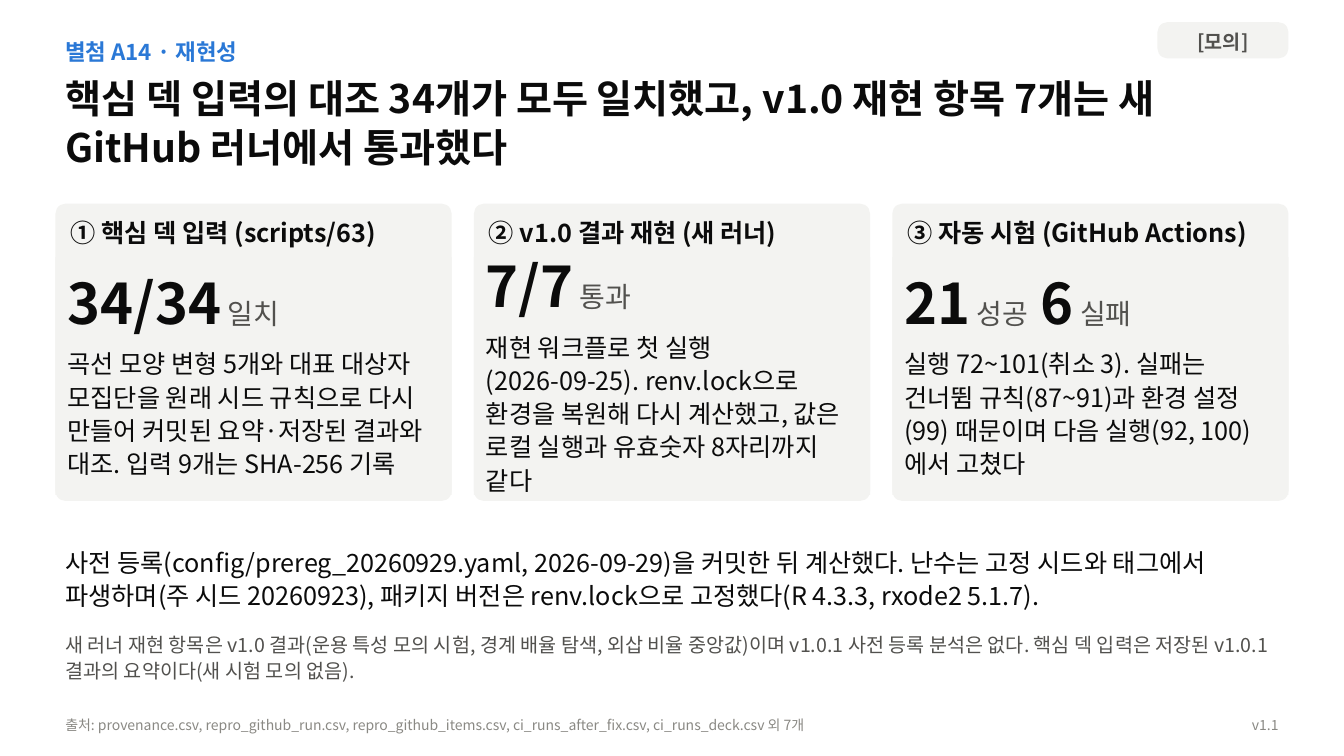
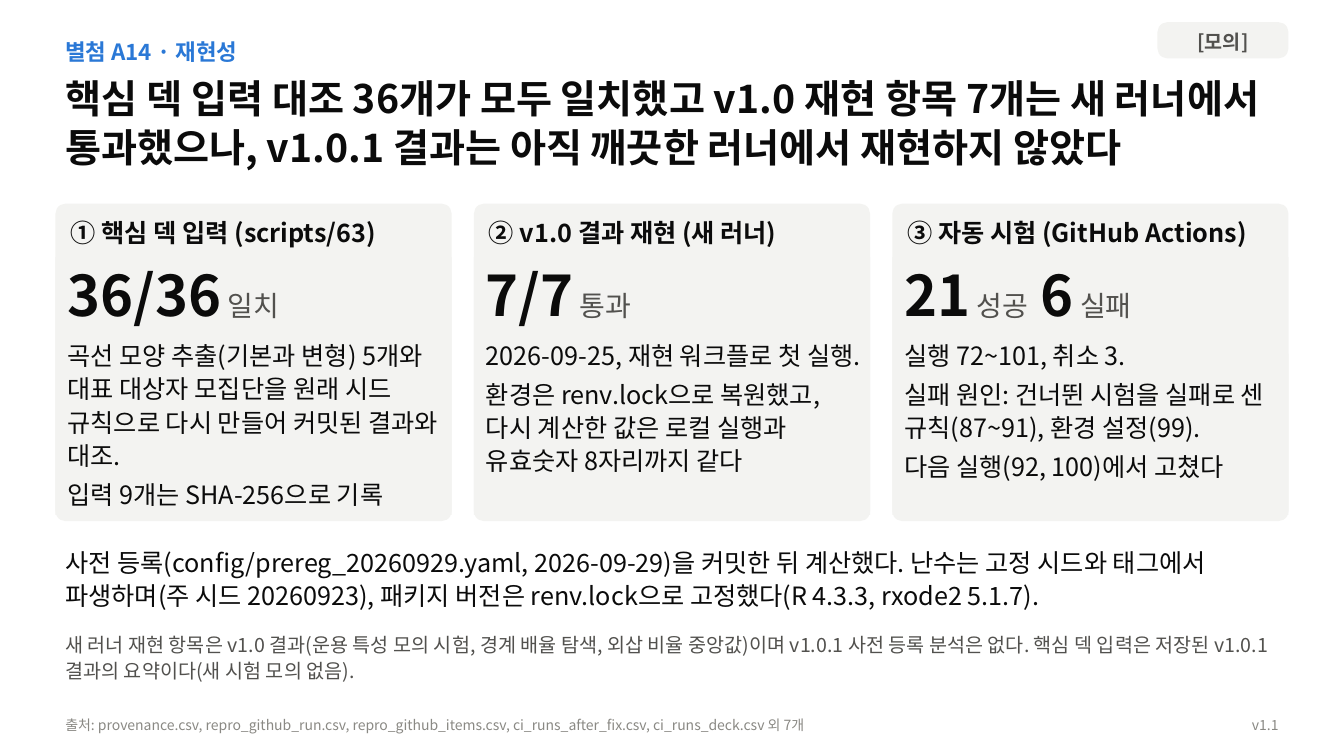
Before and after one commit to DHKQSP/dupilumab-sim, a slide deck: slide 26 of reports/deck/dupilumab_AUCinf_core_deck_v1.1.pptx. Drawn at 1344x756 pixels with LibreOffice and Linux fonts; fonts in the diff are those of the drawing. Boxes give left, top, right and bottom in pixels: in the first picture for what was removed or moved away, otherwise in the second. Text is boxed around its words. In the diff, an @@ line names an element or a change of style, - is before the commit and + after.

```diff
--- a/reports/deck/dupilumab_AUCinf_core_deck_v1.1.pptx
+++ b/reports/deck/dupilumab_AUCinf_core_deck_v1.1.pptx
@@ text at [65,80,1259,171]: text changed @@
-핵심 덱 입력의 대조 34개가 모두 일치했고, v1.0 재현 항목 7개는 새 GitHub 러너에서 통과했다
+핵심 덱 입력 대조 36개가 모두 일치했고 v1.0 재현 항목 7개는 새 러너에서 통과했으나, v1.0.1 결과는 아직 깨끗한 러너에서 재현하지 않았다
@@ rounded rectangle "① 핵심 덱 입력 (scripts/63)": place and size @@
-rounded rectangle "① 핵심 덱 입력 (scripts/63)" at [55,204,452,501]
+rounded rectangle "① 핵심 덱 입력 (scripts/63)" at [55,204,452,521]
@@ rounded rectangle "② v1.0 결과 재현 (새 ...": place and size @@
-rounded rectangle "② v1.0 결과 재현 (새 ..." at [474,204,870,501]
+rounded rectangle "② v1.0 결과 재현 (새 ..." at [474,204,870,521]
@@ proportions changed in 3 elements at [55,204,452,521], [474,204,870,521], [892,204,1289,521] @@
@@ rounded rectangle "③ 자동 시험 (GitHub Actions)": place and size @@
-rounded rectangle "③ 자동 시험 (GitHub Actions)" at [892,204,1289,501]
+rounded rectangle "③ 자동 시험 (GitHub Actions)" at [892,204,1289,521]
@@ rectangle "36/36 일치": place and size @@
-rectangle "36/36 일치" at [55,257,452,495]
+rectangle "36/36 일치" at [55,257,452,515]
@@ vertical alignment middle to top in 3 elements at [55,257,452,515], [892,257,1289,515], [474,257,870,515] @@
@@ rectangle "7/7 통과": place and size @@
-rectangle "7/7 통과" at [474,257,870,495]
+rectangle "7/7 통과" at [474,257,870,515]
@@ rectangle "21 성공 6 실패": place and size @@
-rectangle "21 성공 6 실패" at [892,257,1289,495]
+rectangle "21 성공 6 실패" at [892,257,1289,515]
@@ text in rectangle at [68,271,438,506]: text changed @@
-34/34 일치
-곡선 모양 변형 5개와 대표 대상자 모집단을 원래 시드 규칙으로 다시 만들어 커밋된 요약·저장된 결과와 대조. 입력 9개는 SHA‑256 기록
+36/36 일치
+곡선 모양 추출(기본과 변형) 5개와 대표 대상자 모집단을 원래 시드 규칙으로 다시 만들어 커밋된 결과와 대조.
+입력 9개는 SHA-256으로 기록
@@ text in rectangle at [486,344,860,472]: text changed @@
-재현 워크플로 첫 실행(2026‑09‑25). renv.lock으로 환경을 복원해 다시 계산했고, 값은 로컬 실행과 유효숫자 8자리까지 같다
+2026-09-25, 재현 워크플로 첫 실행.
+환경은 renv.lock으로 복원했고, 다시 계산한 값은 로컬 실행과 유효숫자 8자리까지 같다
@@ text in rectangle at [904,344,1264,481]: text changed @@
-실행 72~101(취소 3). 실패는 건너뜀 규칙(87~91)과 환경 설정(99) 때문이며 다음 실행(92, 100)에서 고쳤다
+실행 72~101, 취소 3.
+실패 원인: 건너뛴 시험을 실패로 센 규칙(87~91), 환경 설정(99).
+다음 실행(92, 100)에서 고쳤다
```
Also in this commit, not shown: 25 other slides changed, 14 other files.
